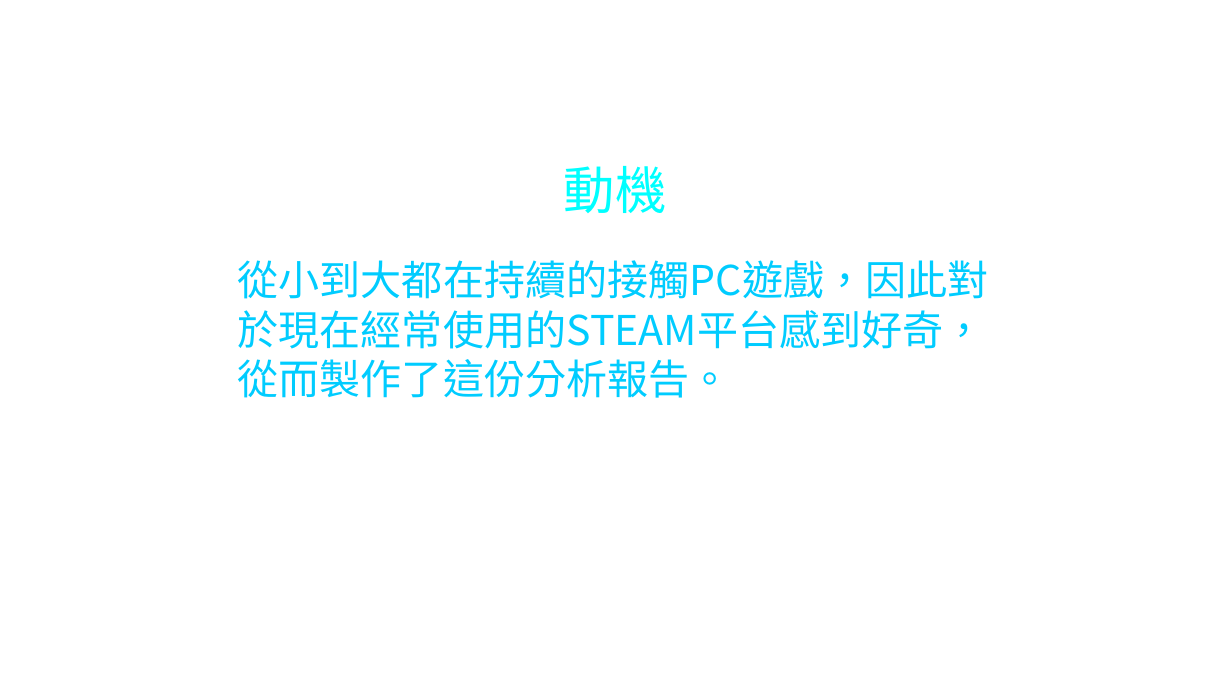
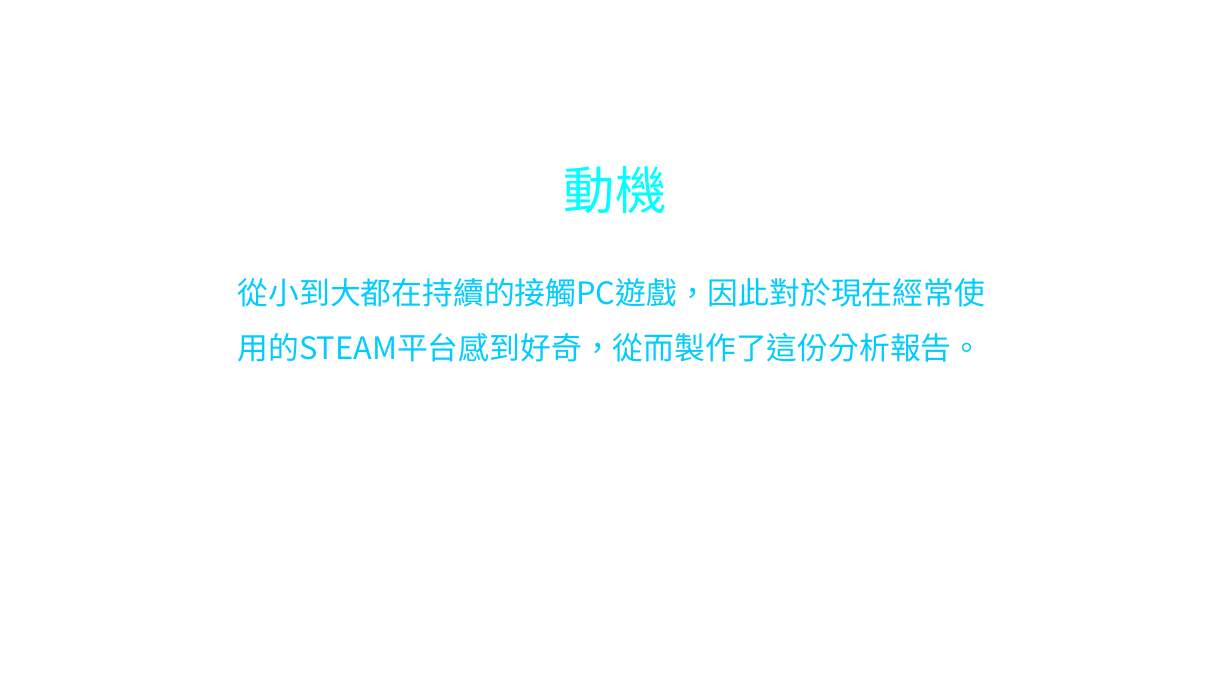
Before and after one commit to rhea95032/topic, a slide deck: slide 2 of Steam遊戲市場分析報告.pptx. Drawn at 1232x693 pixels with LibreOffice and Linux fonts; fonts in the diff are those of the drawing; background and template pictures are left out. Boxes give left, top, right and bottom in pixels: in the first picture for what was removed or moved away, otherwise in the second. Text is boxed around its words. In the diff, an @@ line names an element or a change of style, - is before the commit and + after.

```diff
--- a/Steam遊戲市場分析報告.pptx
+++ b/Steam遊戲市場分析報告.pptx
@@ text "從小到大都在持續的接觸PC遊戲，因此對於現在經常使用的STEAM平台感到好奇，從而製作了這份分析報告。" at [238, 278, 986, 362]: size 32 to 24 pt; line spacing 1 to 1.5 @@
```
Also in this commit, not shown: 2 other slides changed, 5 slides added, 2 slides removed, 8 other files.
